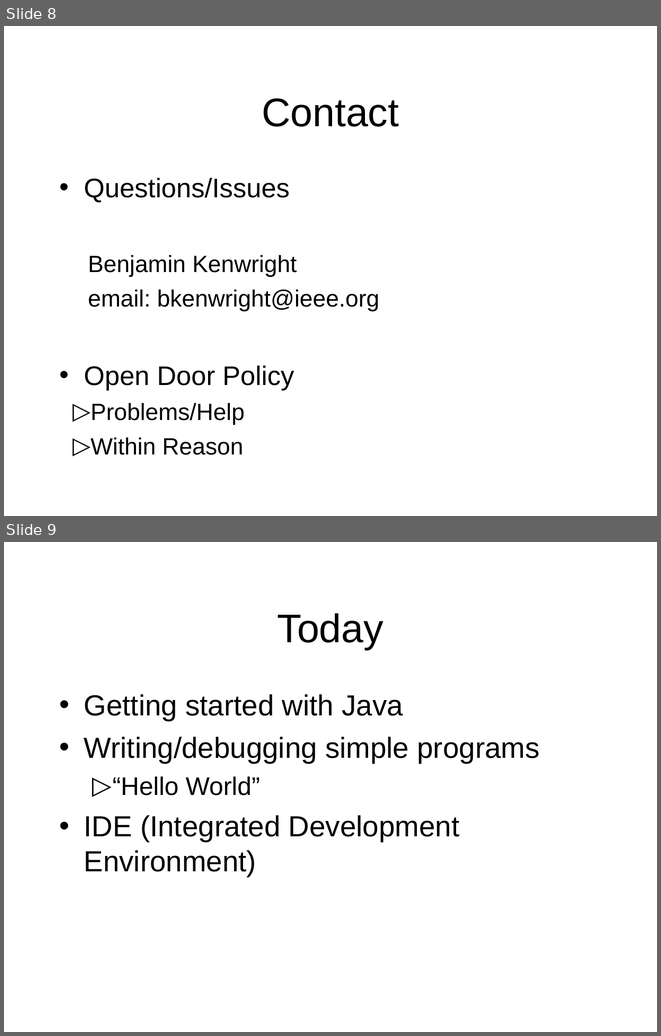
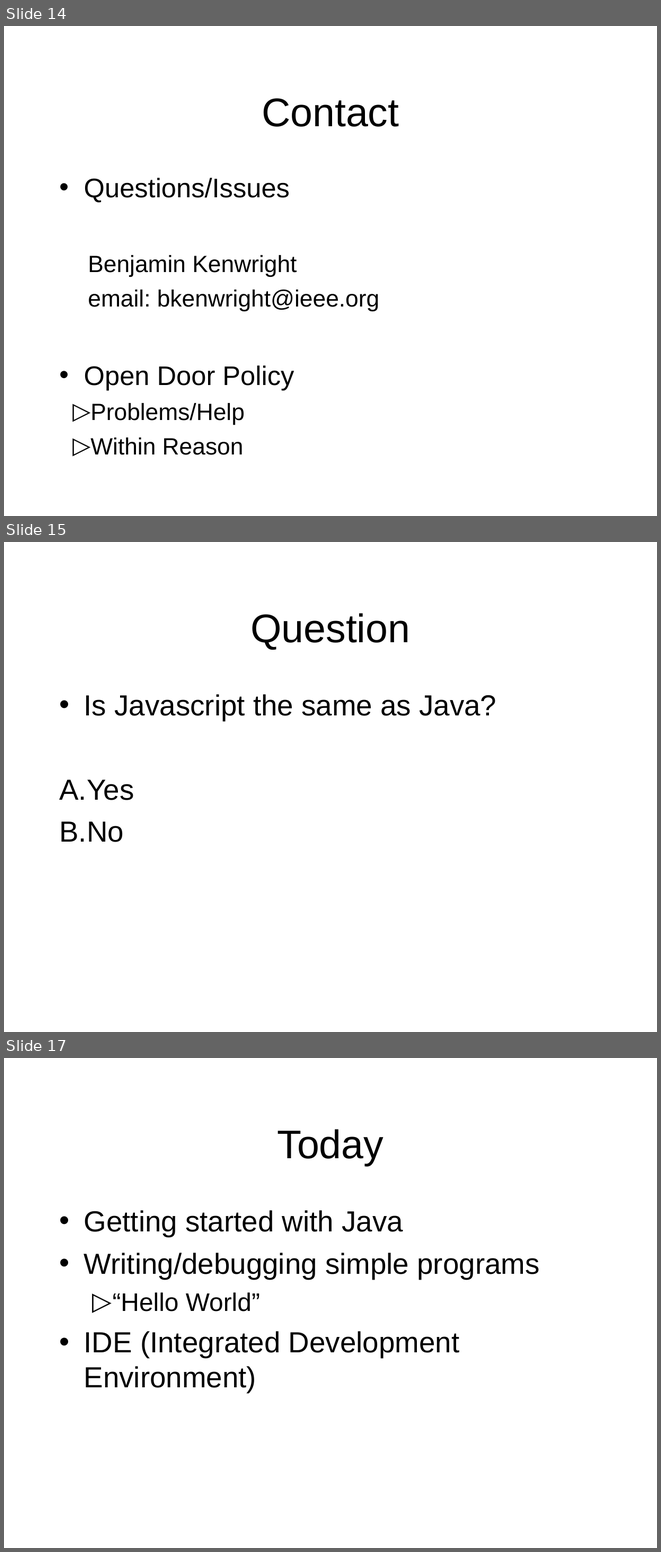
Before and after one commit to octaviordz/zjnu2017.github.io, a slide deck: OOP/lectures/010--Introduction.ppt. Shown one above the other, each under a label of ours: slides 8 and 9 before the commit, slides 14, 15 and 17 after it; the slides between them are not shown. The pictures are 661x1036 and 661x1552 pixels, drawn with LibreOffice and Linux fonts; fonts in the diff are those of the drawing. Boxes give left, top, right and bottom in pixels: in the first picture for what was removed or moved away, otherwise in the second. Text is boxed around its words. In the diff, an @@ line names an element or a change of style, - is before the commit and + after.

```diff
--- a/OOP/lectures/010--Introduction.ppt
+++ b/OOP/lectures/010--Introduction.ppt
@@ slide 15 added at [4, 542, 657, 1032], background #FFFFFF @@
@@ title added at [250, 613, 410, 650], 44 pt, text #000000 @@
+Question
@@ text added at [59, 694, 496, 842], 32 pt, text #000000 @@
+• Is Javascript the same as Java?
+A. Yes
+B. No
@@ what was slide 8 is now slide 14 @@
@@ what was slide 9 is now slide 17 @@
```
Also in this commit, not shown: 2 slides changed, 7 other slides added, 1 other file.
